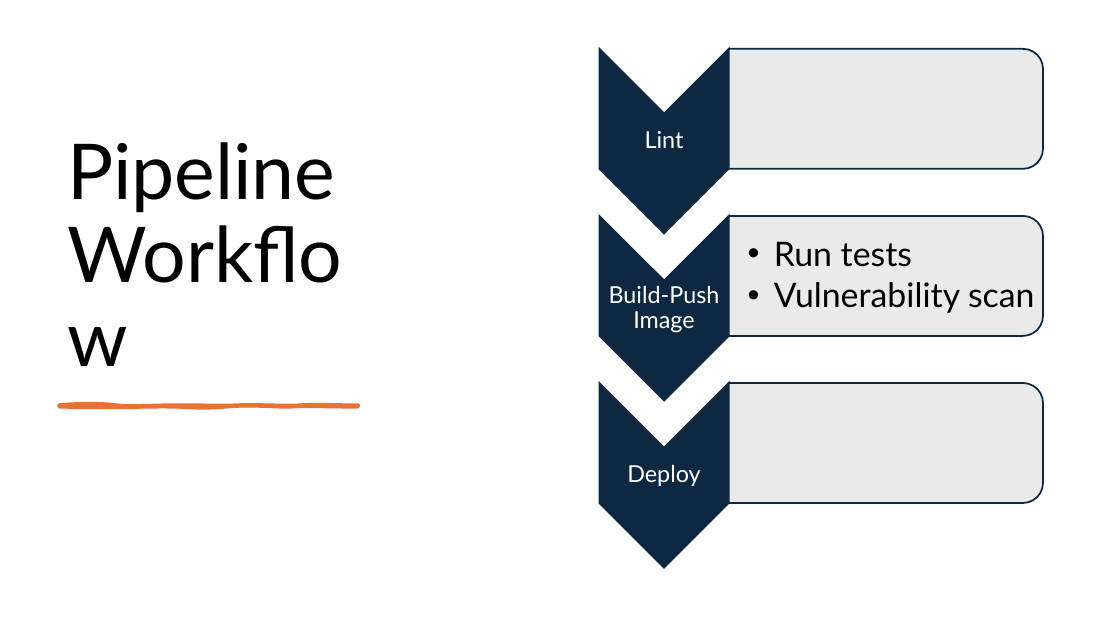
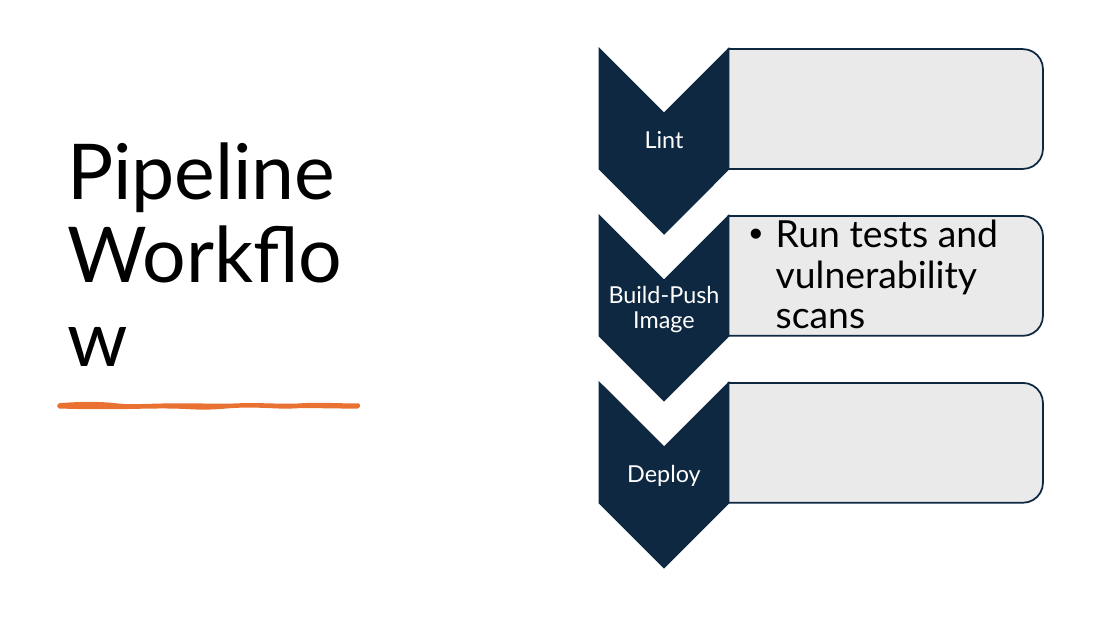
Before and after one commit to weizhe-sha/webapp-cicd-pipeline, a slide deck: slide 2 of Presentation.pptx. Drawn at 1120x630 pixels with LibreOffice and Linux fonts; fonts in the diff are those of the drawing. Boxes give left, top, right and bottom in pixels: in the first picture for what was removed or moved away, otherwise in the second. Text is boxed around its words. In the diff, an @@ line names an element or a change of style, - is before the commit and + after.

```diff
--- a/Presentation.pptx
+++ b/Presentation.pptx
@@ text at (776,215,998,336): text changed; size 29 to 32 pt @@
-  • Run tests
-  • Vulnerability scan
+  • Run tests and vulnerability scans
```
Also in this commit, not shown: 2 other slides changed.
